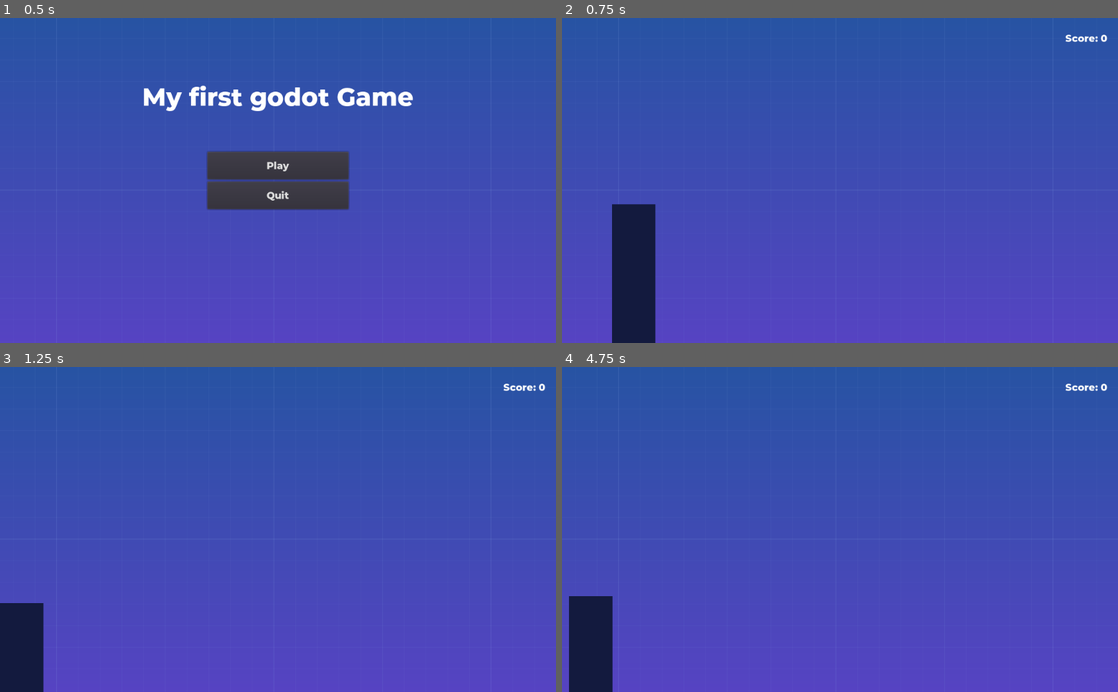
Above: before the commit, frames 1-4 (two rows, left to right).
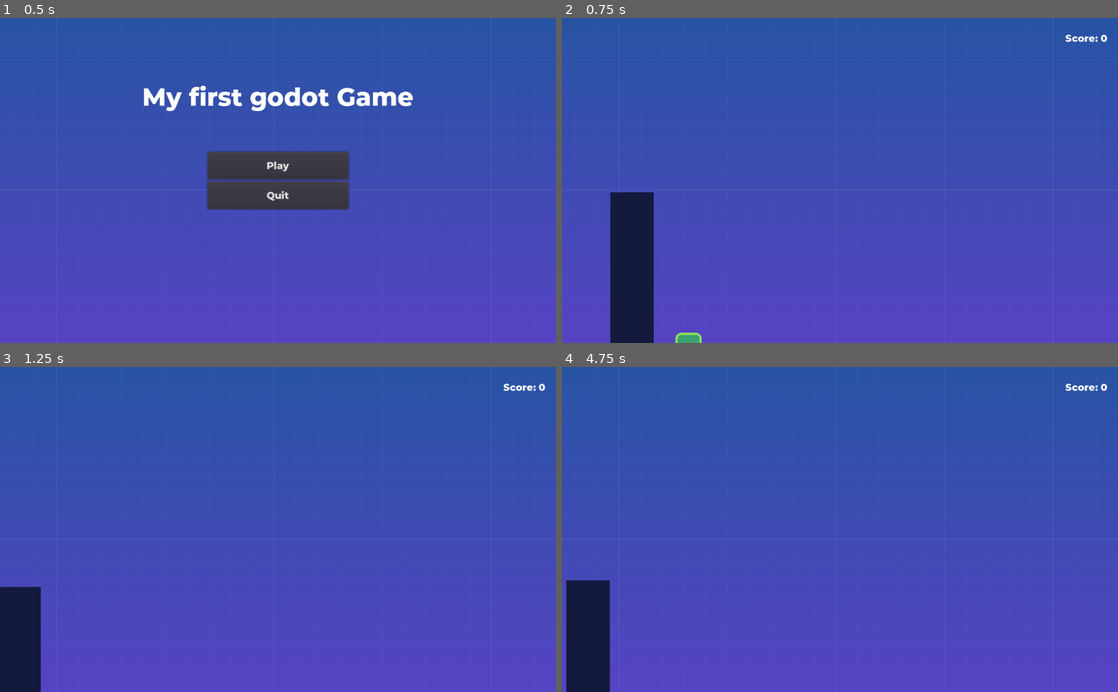
Above: after the commit, the same moments.

Repository: sbocaj5/GodotGame001
Game: Godot game, scene res://Source/Screens/MainScreen.tscn
Two runs of this game, one before a commit and one after it. Both use one fixed random seed, a clock stepped at 60 frames per second and the inputs below. Sound files missing from this copy of the repository are replaced by a short silence.
Inputs:
- Up to frame 1 (0.5 s): no input
- Up to frame 2 (0.75 s): click "Play" at 0.5 s
- Up to frame 3 (1.25 s): no input
- Up to frame 4 (4.75 s): hold D (move_right) 1.28-2.78 s; tap W (Jump) at 1.52, 2.27, 3.77 s; hold A (move_left) 2.78-3.53 s; tap Enter at 3.5 s; hold D (move_right) 3.53-4.25 s; click "Retry" at 4.25 s

Frame 1 is identical in both runs. In frame 2, 0.8% of the frame differs, in the area x 8-26%, y 53-100%; in frame 3, 0.5%; in frame 4, 0.7%.

Commit message:
Add files via upload

Diff:
--- a/Game 001/Source/Levels/LevelTemplate.tscn
+++ b/Game 001/Source/Levels/LevelTemplate.tscn
@@ -15,7 +15,7 @@
 position = Vector2( 76, 397 )
 script = ExtResource( 5 )
 __meta__ = {
-"_edit_vertical_guides_": [ 2880.0 ]
+"_edit_vertical_guides_": [ 2880.0, -342.0 ]
 }
 
 [node name="CanvasLayer" type="CanvasLayer" parent="."]
@@ -38,7 +38,9 @@
 position = Vector2( 209, 172 )
 
 [node name="Camera2D" parent="Player" index="2"]
+limit_left = 10
 limit_right = 2800
+limit_bottom = 70
 
 [node name="Enemy3" parent="." instance=ExtResource( 3 )]
 position = Vector2( 722, 458 )
